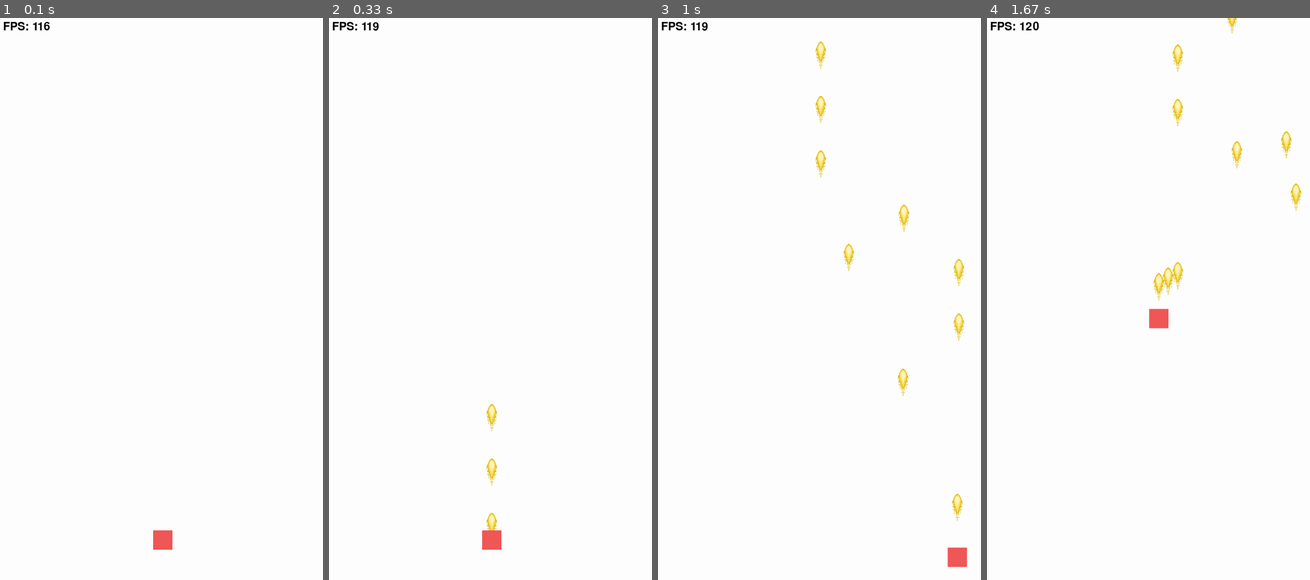
Above: before the commit, frames 1-4 (left to right).
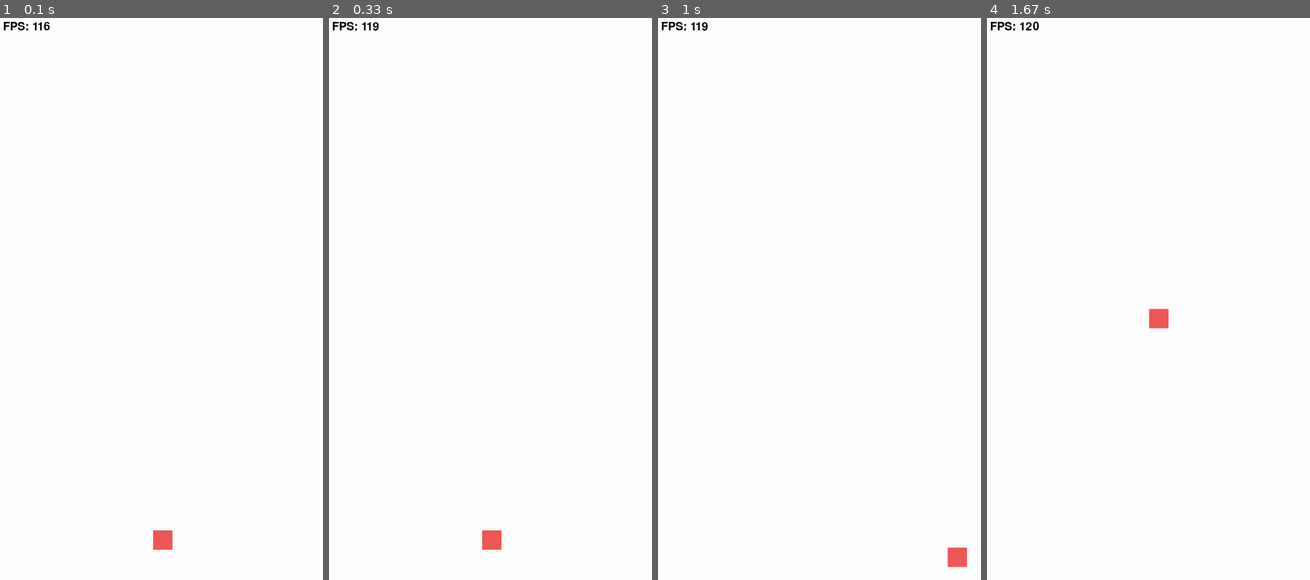
Above: after the commit, the same moments.

Repository: DL648/Pygame
Game: pygame game, started from code/Game_main.py
Same seed, same stepped clock (60 frames per second), same inputs: the game is played once before the commit and once after it.
Inputs (mouse positions are in pixels of both pictures, inside the frame that each line leads up to):
- Up to frame 1 (0.1 s): no input
- Up to frame 2 (0.33 s): no input
- Up to frame 3 (1 s): press the mouse at (741, 310) at 0.37 s; move the mouse to (796, 377) at 0.47 s; release the mouse at (851, 439) at 0.6 s; press the mouse at (741, 310) at 0.7 s; move the mouse to (796, 383) at 0.8 s; release the mouse at (851, 456) at 0.93 s
- Up to frame 4 (1.67 s): press the mouse at (1070, 310) at 1.03 s; move the mouse to (1129, 299) at 1.13 s; release the mouse at (1190, 287) at 1.27 s; press the mouse at (1070, 310) at 1.37 s; move the mouse to (1061, 265) at 1.47 s; release the mouse at (1051, 214) at 1.6 s

Frame 1 is identical in both runs. In frame 2, 0.3% of the frame differs, in the area x 48-52%, y 68-92%; in frame 3, 0.9%, in the area x 48-95%, y 4-90%; in frame 4, 0.8%.

Commit message:
一点小优化

Diff:
--- a/code/Game_main.py
+++ b/code/Game_main.py
@@ -1,7 +1,7 @@
 import pygame
 import random
 import sys
-from Projectile import Projectile
+import main
 pygame.init()
 #加载音效
 shoot =pygame.mixer.Sound("../Sound/shoot.wav")
@@ -17,10 +17,8 @@
 player = pygame.image.load("../image/player.png")
 player_rect=player.get_rect()
 player_rect.center=(size[0]/2,size[1]*0.9)
-#创建弹幕列表
-projectiles =[]
 #设置一个计时器
-timer=pygame.time.set_timer(pygame.USEREVENT,100)
+timer=pygame.time.set_timer(pygame.USEREVENT,1090)
 #主循环
 while True:
     #=========保持运行==============
@@ -40,15 +38,16 @@
            #=========计时器触发======================
         if event.type == pygame.USEREVENT:
              #============生成弹幕===========
-             pro =Projectile(player_rect.centerx,player_rect.centery)
+             pro =main.Projectile(player_rect.centerx,player_rect.centery)
              shoot.play()#播放发射音效
-             projectiles.append(pro)#添加到弹幕列表
+             main.Projectiles.append(pro)#添加到弹幕列表
 
     #====刷新屏幕以白色填充=======
     screen.fill((255,255,255))
     #把弹幕列表里的弹幕绘制出来
-    for pro in projectiles:
+    for pro in main.Projectiles:
         pro.update(screen)
+
     #=========绘制玩家
     screen.blit(player,player_rect)
     # 渲染帧率文本
--- a/code/Projectile.py
+++ b/code/Projectile.py
@@ -1,15 +1,22 @@
-import random
 import pygame
+from main import Projectiles
 class Projectile :
 
+
+    timelife=5
     def __init__(self,x,y):
         path = "../image/Projectile.png"
         self.image = pygame.image.load(path)
         self.rect =self.image.get_rect()
         self.rect.centerx=x
         self.rect.centery=y
+        Projectiles.append(self)
 
 
     def update(self,screen):
         screen.blit(self.image, self.rect)
-        self.rect.y-=15
+        self.rect.y-=5
+        self.timelife-=1
+        if self.timelife==0:
+
+            del self
--- a/code/main.py
+++ b/code/main.py
@@ -1,2 +1,24 @@
-import random
 import pygame
+Projectiles = []
+
+class Projectile:
+
+
+
+    def __init__(self,x,y):
+        path = "../image/Projectile.png"
+        self.image = pygame.image.load(path)
+        self.rect =self.image.get_rect()
+        self.rect.centerx=x
+        self.rect.centery=y
+        self.timelife=60
+        Projectiles.append(self)
+
+    def update(self,screen):
+        screen.blit(self.image, self.rect)
+        self.rect.y-=5
+        self.timelife-=1
+        if self.timelife<0:
+            self.rect.y+=5
+            Projectiles.remove(self)
+            del self
